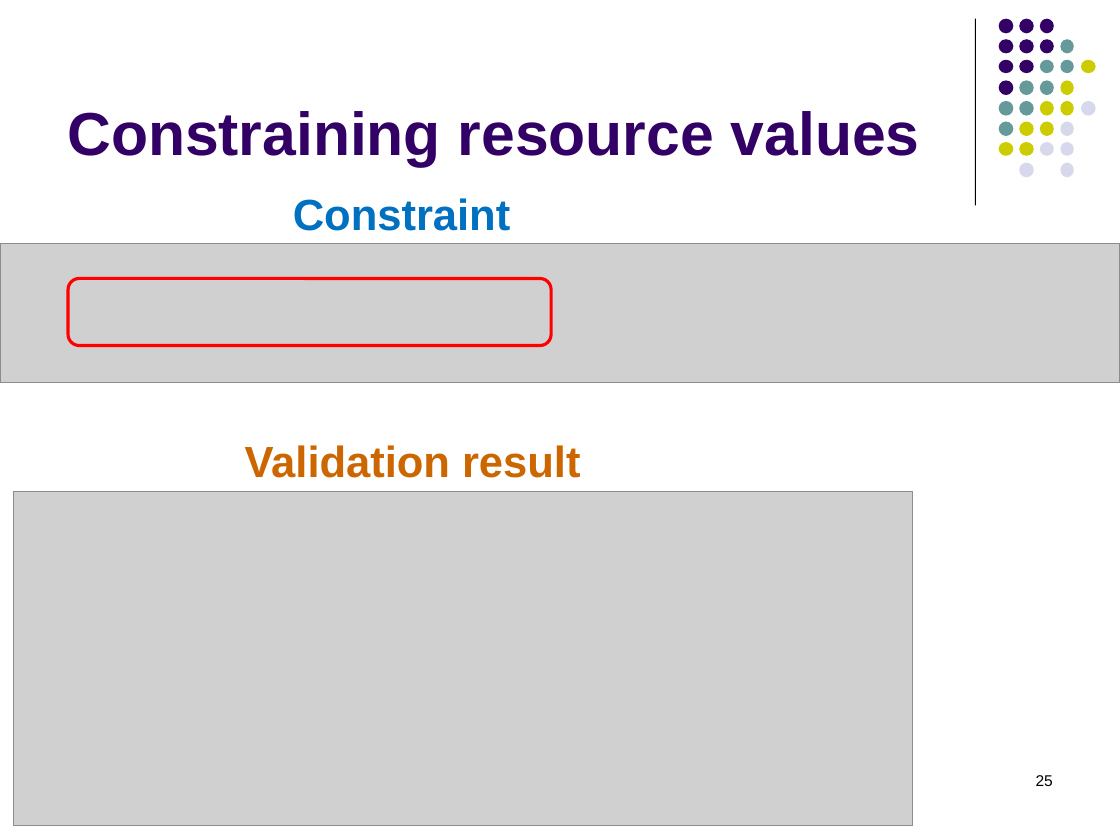
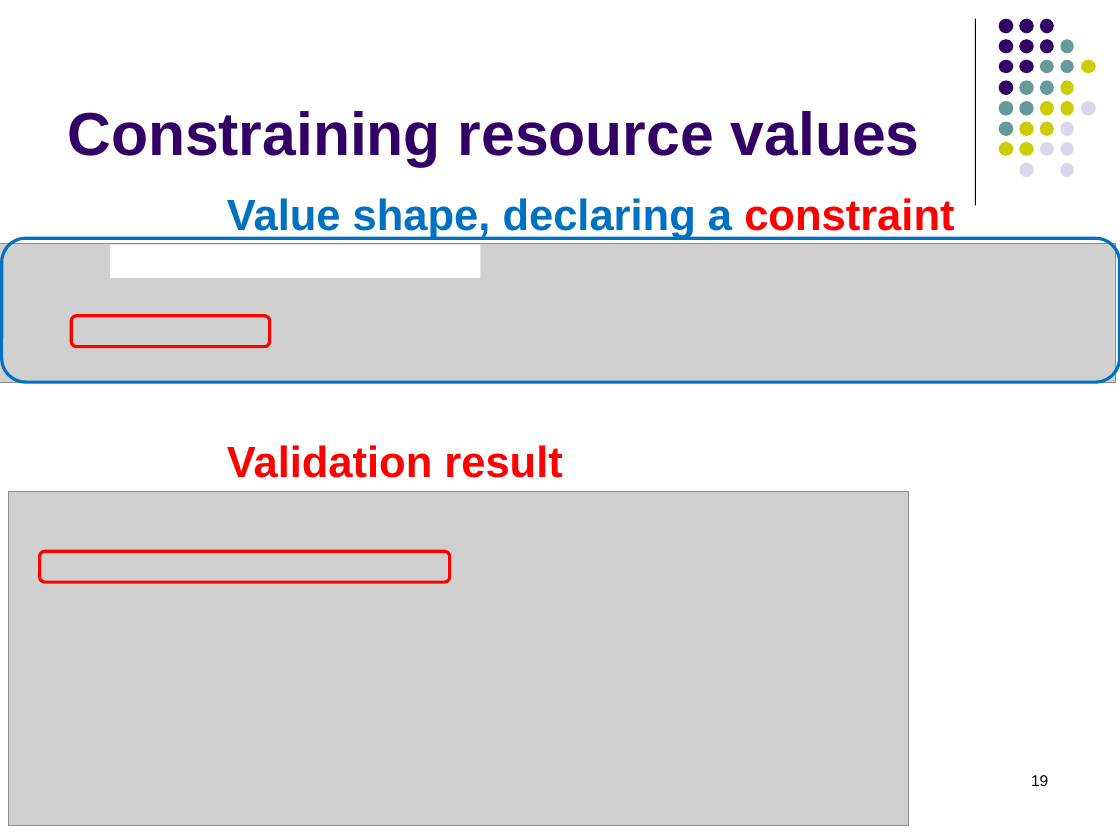
Before and after one commit to hrennau/greenfox, a slide deck: slide 19 of about/greenfox07.pptx (slide 25 before the commit). Drawn at 1120x840 pixels with LibreOffice and Linux fonts; fonts in the diff are those of the drawing; grey boxes stand for pictures. Boxes give left, top, right and bottom in pixels: in the first picture for what was removed or moved away, otherwise in the second. Text is boxed around its words. In the diff, an @@ line names an element or a change of style, - is before the commit and + after.

```diff
--- a/about/greenfox07.pptx
+++ b/about/greenfox07.pptx
@@ text at box(227, 198, 954, 239): text changed @@
-Constraint
+Value shape, declaring a constraint
@@ rounded rectangle: place and size @@
-rounded rectangle at box(68, 279, 551, 346)
+rounded rectangle at box(2, 239, 1120, 382)
@@ rounded rectangle at box(2, 239, 1120, 382): outline #FF0000 2 pt to #0070C0 2 pt @@
@@ picture: place and size @@
-picture at box(0, 244, 1120, 383)
+picture at box(0, 244, 1116, 383)
@@ rectangle added at box(110, 244, 480, 278), fill #FFFFFF @@
@@ rounded rectangle added at box(72, 316, 270, 347), outline #FF0000 2 pt @@
@@ text "Validation result": place and size @@
-text "Validation result" at box(245, 445, 580, 478)
+text "Validation result" at box(227, 445, 562, 478)
@@ text "Validation result" at box(227, 445, 562, 478): text colour #CC6600 to #FF0000 @@
@@ picture: place and size @@
-picture at box(13, 492, 913, 827)
+picture at box(9, 492, 908, 827)
@@ rounded rectangle added at box(39, 551, 449, 582), outline #FF0000 2 pt @@
@@ page number at box(1031, 775, 1048, 786): text changed @@
-25
+19
```
Also in this commit, not shown: 6 other slides changed, 5 slides added, 1 other file.
